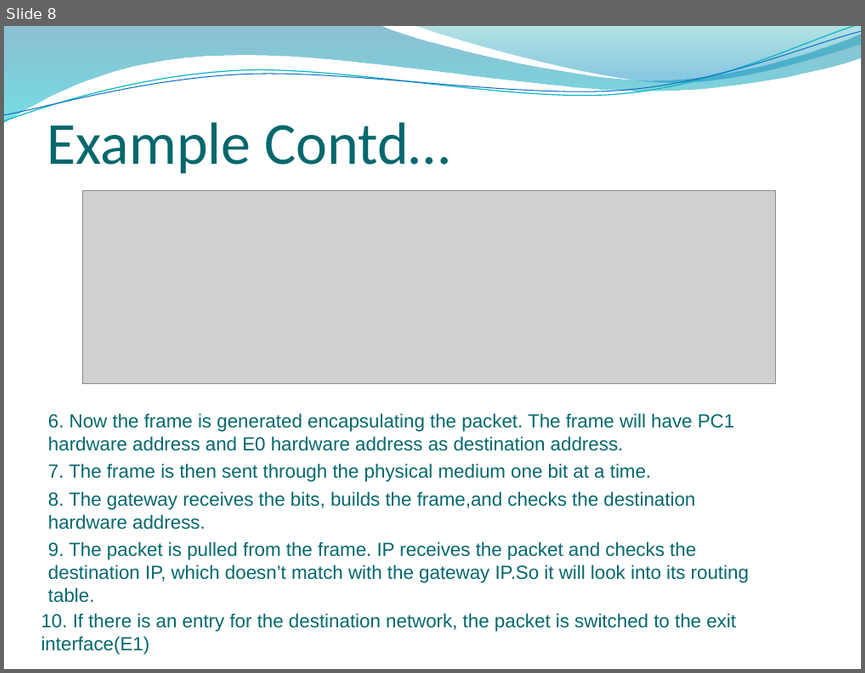
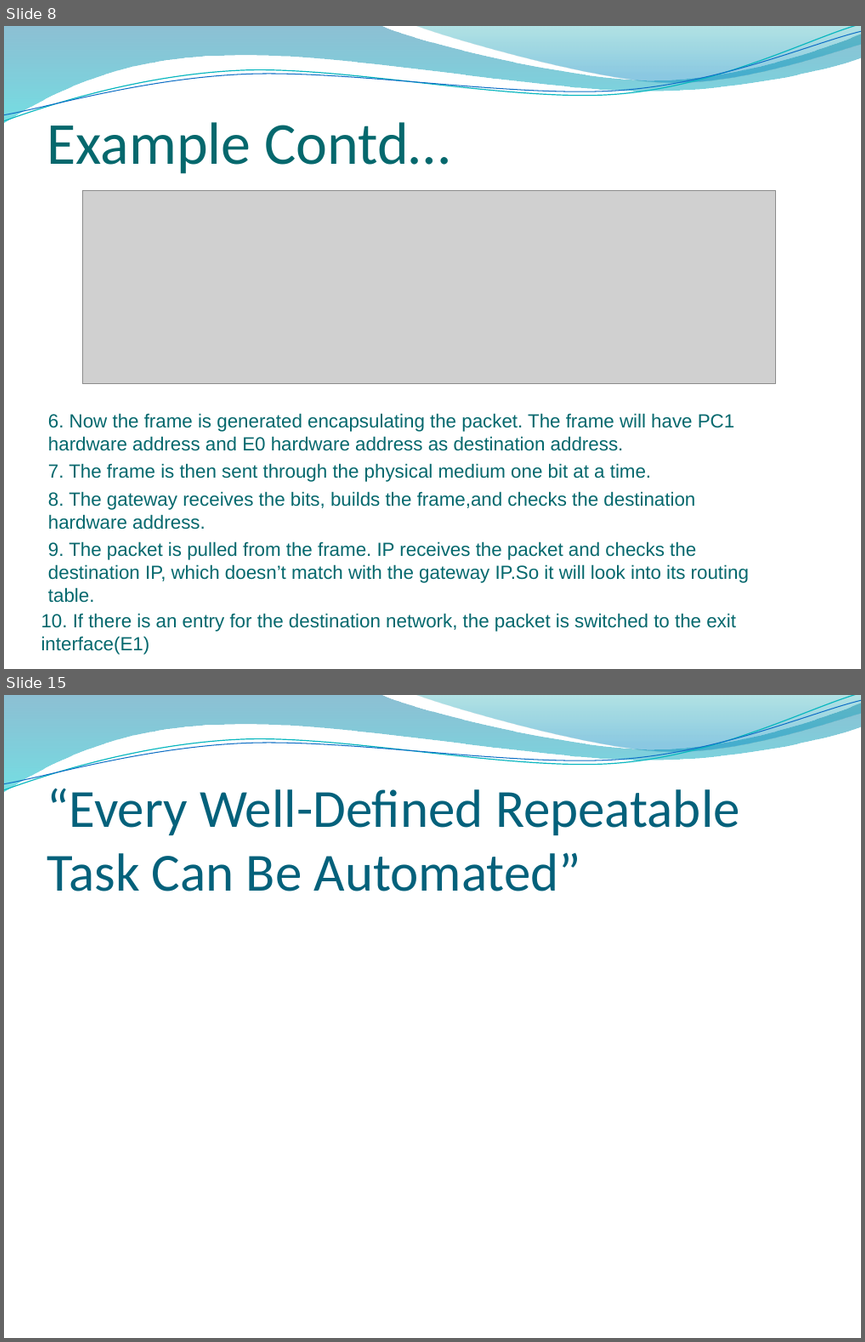
Before and after one commit to yashikadhingra/network-autimation, a slide deck: network_automation.pptx. Shown one above the other, each under a label of ours: slide 8 before the commit, slides 8 and 15 after it; the slides between them are not shown. The pictures are 865x673 and 865x1342 pixels, drawn with LibreOffice and Linux fonts; fonts in the diff are those of the drawing; grey boxes stand for pictures; background and template pictures are left out. Boxes give left, top, right and bottom in pixels: in the first picture for what was removed or moved away, otherwise in the second. Text is boxed around its words. In the diff, an @@ line names an element or a change of style, - is before the commit and + after.

```diff
--- a/network_automation.pptx
+++ b/network_automation.pptx
@@ slide 15 added at bbox=[4, 695, 861, 1338], background picture (left out); not listed: 4 template elements that a slide beside it also shows @@
@@ title added at bbox=[46, 788, 740, 891], 45 pt, text #04617B @@
+“Every Well-Defined Repeatable Task Can Be Automated”
```
Also in this commit, not shown: 1 slide changed, 6 other slides added, 2 slides removed.
